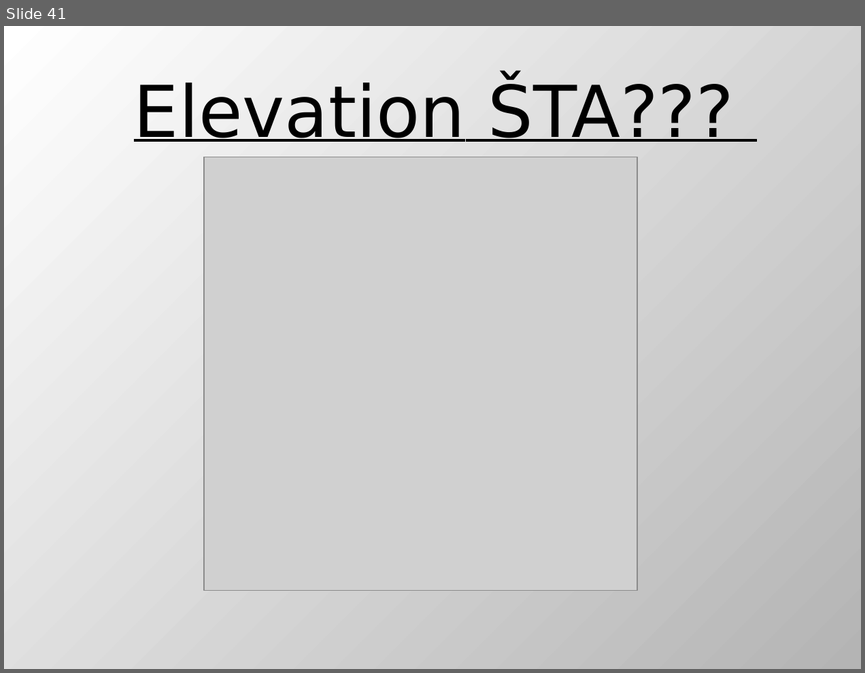
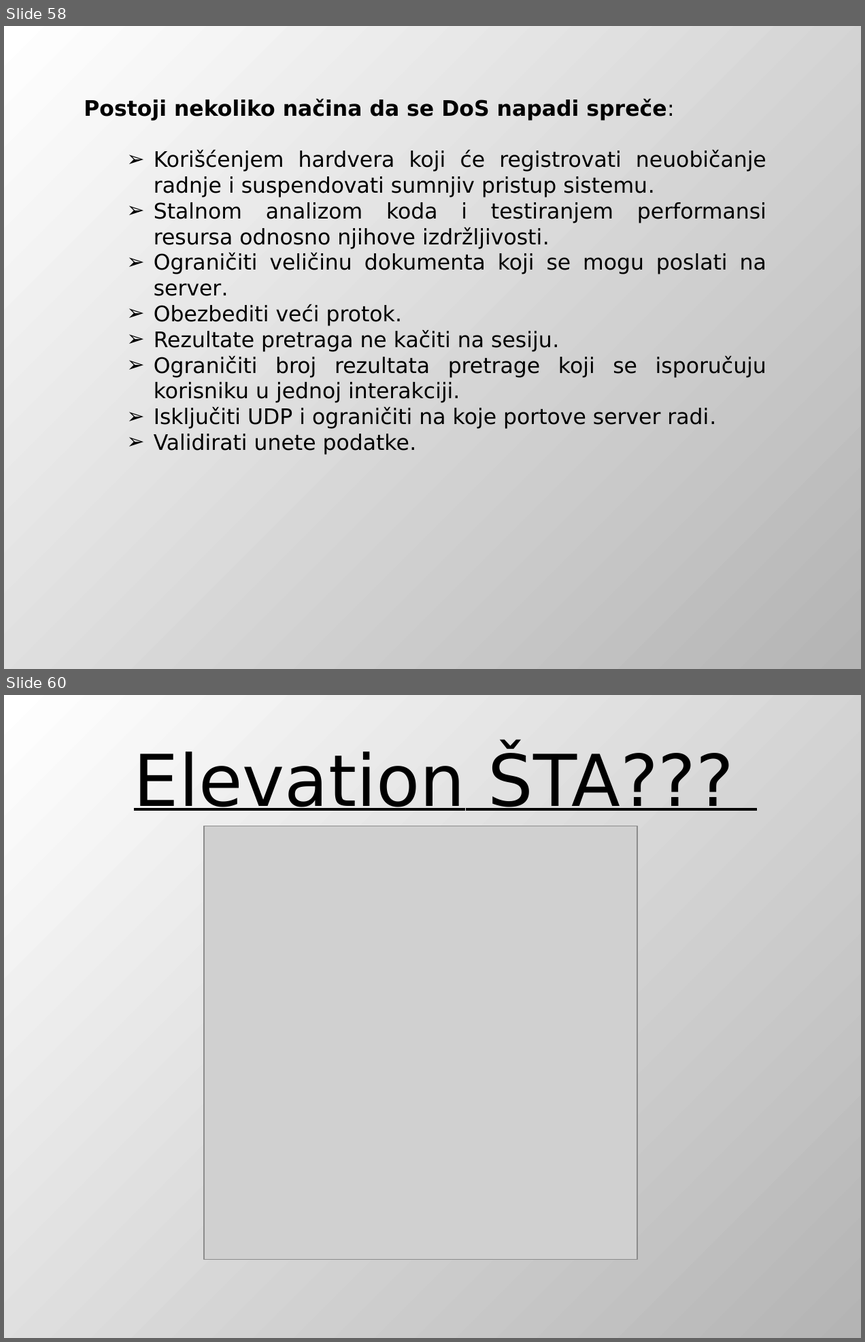
Before and after one commit to DejanUrosevic/XML-Projekat, a slide deck: Model Pretnji.pptx. Shown one above the other, each under a label of ours: slide 41 before the commit, slides 58 and 60 after it; the slides between them are not shown. The pictures are 865x673 and 865x1342 pixels, drawn with LibreOffice and Linux fonts; fonts in the diff are those of the drawing; grey boxes stand for pictures. Boxes give left, top, right and bottom in pixels: in the first picture for what was removed or moved away, otherwise in the second. Text is boxed around its words. In the diff, an @@ line names an element or a change of style, - is before the commit and + after.

```diff
--- a/Model Pretnji.pptx
+++ b/Model Pretnji.pptx
@@ slide 58 added at box(4, 26, 861, 669), background gradient #FFFFFF to #B4B4B4 @@
@@ text added at box(84, 98, 766, 454), 18 pt, text #000000 @@
+Postoji nekoliko načina da se DoS napadi spreče:
+  ➢ Korišćenjem hardvera koji će registrovati neuobičanje radnje i suspendovati sumnjiv pristup sistemu.
+  ➢ Stalnom analizom koda i testiranjem performansi resursa odnosno njihove izdržljivosti.
+  ➢ Ograničiti veličinu dokumenta koji se mogu poslati na server.
+  ➢ Obezbediti veći protok.
+  ➢ Rezultate pretraga ne kačiti na sesiju.
+  ➢ Ograničiti broj rezultata pretrage koji se isporučuju korisniku u jednoj interakciji.
+  ➢ Isključiti UDP i ograničiti na koje portove server radi.
+  ➢ Validirati unete podatke.
@@ what was slide 41 is now slide 60 @@
```
Also in this commit, not shown: 7 slides changed, 19 other slides added, 1 slide removed, 3 other files.
